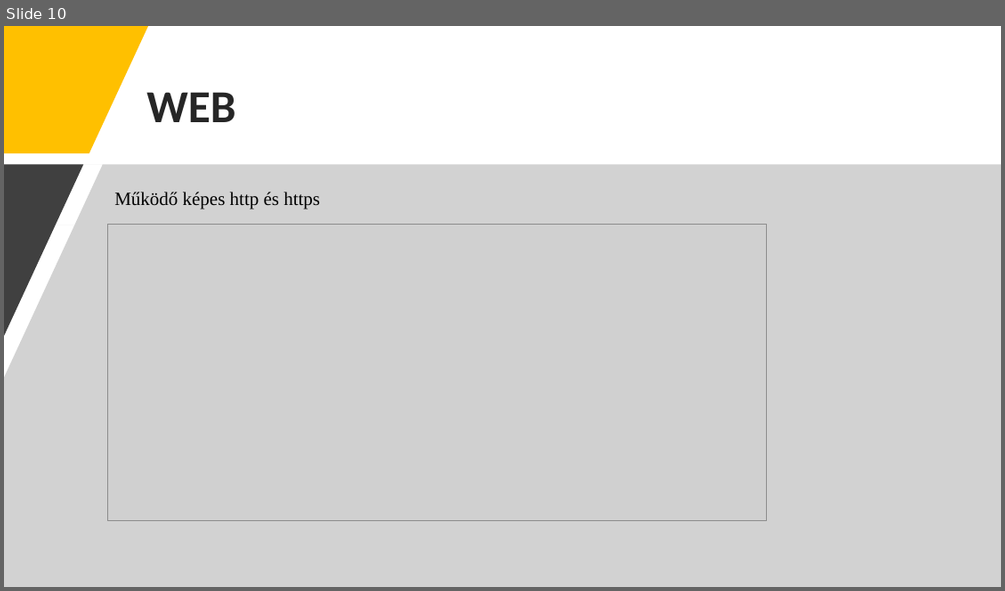
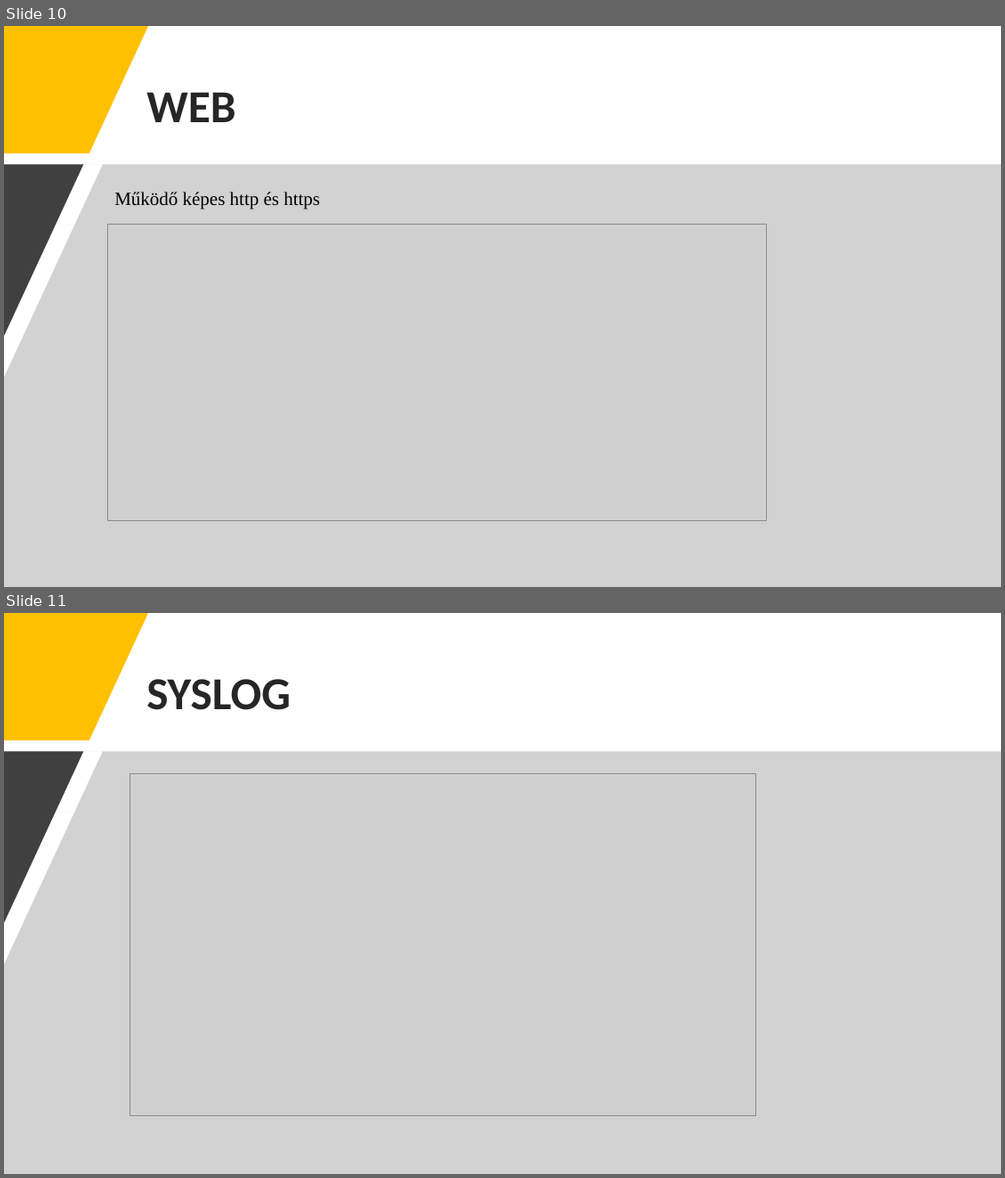
Before and after one commit to MatraBendi/Vizsga2022_IRU, a slide deck: Szerver bemutató.pptx. Shown one above the other, each under a label of ours: slide 10 before the commit, slides 10 and 11 after it. The pictures are 1005x591 and 1005x1178 pixels, drawn with LibreOffice and Linux fonts; fonts in the diff are those of the drawing; grey boxes stand for pictures. Boxes give left, top, right and bottom in pixels: in the first picture for what was removed or moved away, otherwise in the second. Text is boxed around its words. In the diff, an @@ line names an element or a change of style, - is before the commit and + after.

Commit message:
+syslog

```diff
--- a/Szerver bemutató.pptx
+++ b/Szerver bemutató.pptx
@@ slide 11 added at (x1=4, y1=613, x2=1001, y2=1174), background #FFFFFF @@
@@ freeform shape added at (x1=4, y1=613, x2=148, y2=740), fill #FFC000 @@
@@ text added at (x1=146, y1=679, x2=291, y2=710), 44 pt, text #262626, bold @@
+SYSLOG
@@ freeform shape added at (x1=4, y1=751, x2=1001, y2=1174), fill #A6A6A6 at 50% opacity @@
@@ freeform shape added at (x1=4, y1=751, x2=83, y2=923), fill #404040 @@
@@ picture added at (x1=129, y1=773, x2=755, y2=1115) @@
```
Also in this commit, not shown: 1 slide changed.
